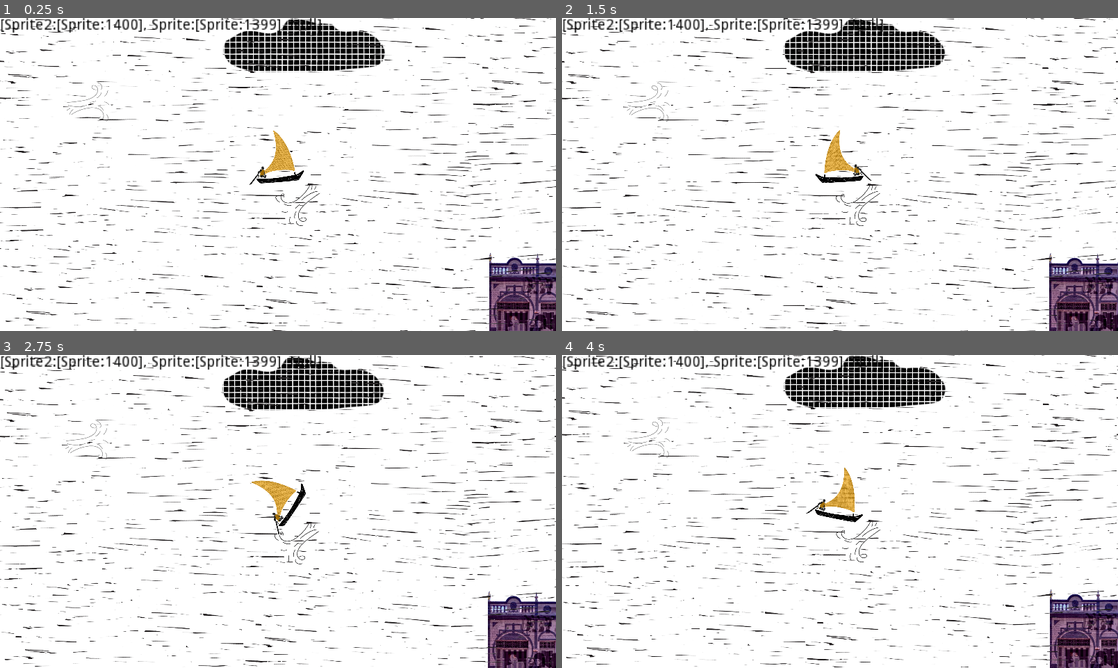
Above: before the commit, frames 1-4 (two rows, left to right).
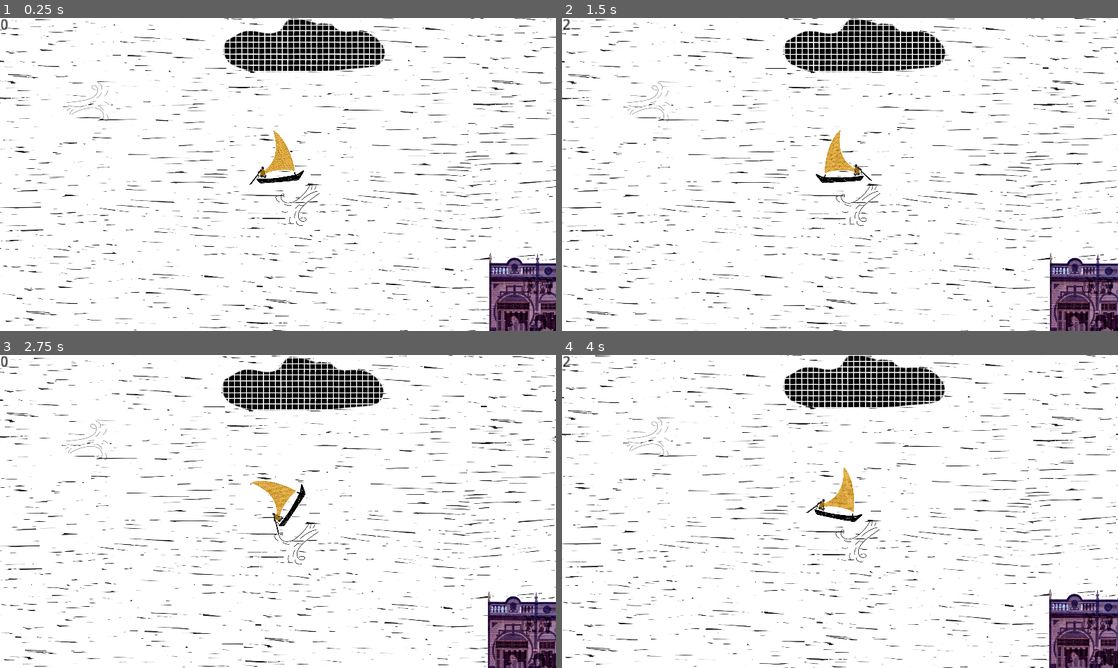
Above: after the commit, the same moments.

Repository: Negatives-One/UmBarcoVoa
Game: Godot game, scene res://Assets/Scenes/Mundo.tscn
The game is run twice, just before and just after one commit, with the same random seed, the same clock (stepped at 60 frames per second) and the same inputs.
Inputs (mouse positions are in pixels of both pictures, inside the frame that each line leads up to):
- Up to frame 1 (0.25 s): no input
- Up to frame 2 (1.5 s): tap Enter at 0.5 s; move the mouse to (962, 158) at 0.52 s; click (962, 158) at 0.6 s; move the mouse to (728, 190) at 1.27 s; click (728, 190) at 1.35 s
- Up to frame 3 (2.75 s): move the mouse to (333, 442) at 2.02 s; click (333, 442) at 2.1 s
- Up to frame 4 (4 s): move the mouse to (812, 574) at 2.77 s; click (812, 574) at 2.85 s; move the mouse to (1006, 558) at 3.52 s; click (1006, 558) at 3.6 s

The runs differ from the first frame. In frame 1, 1.1% of the frame differs, in the area x 0-100%, y 0-98%; in frame 2, 4.4%; in frame 3, 8.9%, in the area x 0-100%, y 0-100%; in frame 4, 8.6%.

Commit message:
:sparkles: Infinite Background Done

Diff:
--- a/Assets/Scenes/BGInfinito.tscn
+++ b/Assets/Scenes/BGInfinito.tscn
@@ -1,14 +1,22 @@
 [gd_scene load_steps=3 format=2]
 
-[ext_resource path="res://InfiniteBG.gd" type="Script" id=1]
+[ext_resource path="res://Assets/Scripts/InfiniteBG.gd" type="Script" id=1]
 [ext_resource path="res://Assets/Images/AssetsEduardo/BG.png" type="Texture" id=2]
 
 [node name="Node2D" type="Node2D"]
 script = ExtResource( 1 )
 
-[node name="Sprite" type="Sprite" parent="."]
+[node name="Sprite0" type="Sprite" parent="."]
+texture = ExtResource( 2 )
+
+[node name="Sprite1" type="Sprite" parent="."]
+position = Vector2( 1920, 0 )
 texture = ExtResource( 2 )
 
 [node name="Sprite2" type="Sprite" parent="."]
-position = Vector2( 1920, 0 )
+position = Vector2( 0, 1080 )
 texture = ExtResource( 2 )
+
+[node name="Sprite3" type="Sprite" parent="."]
+position = Vector2( 1920, 1080 )
+texture = ExtResource( 2 )
--- a/Assets/Scenes/Mundo.tscn
+++ b/Assets/Scenes/Mundo.tscn
@@ -1,8 +1,7 @@
-[gd_scene load_steps=17 format=2]
+[gd_scene load_steps=16 format=2]
 
 [ext_resource path="res://Assets/Scripts/Mundo.gd" type="Script" id=1]
 [ext_resource path="res://Assets/Scenes/Player.tscn" type="PackedScene" id=2]
-[ext_resource path="res://Assets/Images/AssetsEduardo/BG.png" type="Texture" id=3]
 [ext_resource path="res://Assets/Scenes/Vento.tscn" type="PackedScene" id=4]
 [ext_resource path="res://Assets/Animations/AnimacaoSol.tres" type="Animation" id=5]
 [ext_resource path="res://Assets/Images/AssetsEduardo/Predio3.png" type="Texture" id=6]
@@ -20,47 +19,8 @@
 [node name="Node2D" type="Node2D"]
 script = ExtResource( 1 )
 
-[node name="BG" type="Sprite" parent="."]
-visible = false
-position = Vector2( 479.26, 172.313 )
-scale = Vector2( 1, 0.8 )
-texture = ExtResource( 3 )
-region_rect = Rect2( 1331, 901, 310, 34 )
-
-[node name="BG2" type="Sprite" parent="."]
-visible = false
-position = Vector2( -1392.6, 172.313 )
-scale = Vector2( 1, 0.8 )
-texture = ExtResource( 3 )
-region_rect = Rect2( 1331, 901, 310, 34 )
-
-[node name="BG3" type="Sprite" parent="."]
-visible = false
-position = Vector2( 2392.9, 172.313 )
-scale = Vector2( 1, 0.8 )
-texture = ExtResource( 3 )
-region_rect = Rect2( 1331, 901, 310, 34 )
-
-[node name="BG4" type="Sprite" parent="."]
-visible = false
-position = Vector2( 479.26, -667.289 )
-scale = Vector2( 1, 0.8 )
-texture = ExtResource( 3 )
-region_rect = Rect2( 1331, 901, 310, 34 )
-
-[node name="BG5" type="Sprite" parent="."]
-visible = false
-position = Vector2( -1392.6, -667.289 )
-scale = Vector2( 1, 0.8 )
-texture = ExtResource( 3 )
-region_rect = Rect2( 1331, 901, 310, 34 )
-
-[node name="BG6" type="Sprite" parent="."]
-visible = false
-position = Vector2( 2392.9, -667.289 )
-scale = Vector2( 1, 0.8 )
-texture = ExtResource( 3 )
-region_rect = Rect2( 1331, 901, 310, 34 )
+[node name="Background" parent="." instance=ExtResource( 16 )]
+position = Vector2( -1207.11, 20.8946 )
 
 [node name="CanvasLayer" type="CanvasLayer" parent="."]
 
@@ -98,6 +58,12 @@
 position = Vector2( -1207.11, 20.8947 )
 z_index = 6
 MaxSpeed = 500.0
+
+[node name="Camera2D2" type="Camera2D" parent="RigidBody2D"]
+current = true
+__meta__ = {
+"_editor_description_": ""
+}
 
 [node name="Area2D" parent="." instance=ExtResource( 4 )]
 position = Vector2( -608.34, -610.794 )
@@ -178,6 +144,3 @@
 
 [node name="AnimationPlayer" type="AnimationPlayer" parent="."]
 anims/AnimacaoSol = ExtResource( 5 )
-
-[node name="Node2D" parent="." instance=ExtResource( 16 )]
-position = Vector2( -1207.11, 20.8946 )
--- a/Assets/Scenes/Player.tscn
+++ b/Assets/Scenes/Player.tscn
@@ -42,14 +42,6 @@
 position = Vector2( 15.7144, 107.734 )
 texture = ExtResource( 5 )
 
-[node name="Camera2D" type="Camera2D" parent="."]
-current = true
-limit_left = -2350
-limit_top = -1075
-limit_bottom = 600
-limit_smoothed = true
-smoothing_enabled = true
-
 [node name="CollisionPolygon2D" type="CollisionPolygon2D" parent="."]
 position = Vector2( 0, -46 )
 scale = Vector2( 0.5, 0.5 )
--- /dev/null
+++ b/Assets/Scripts/InfiniteBG.gd
@@ -0,0 +1,55 @@
+extends Node2D
+
+onready var img0 : Sprite = $Sprite0
+onready var img1 : Sprite = $Sprite1
+onready var img2 : Sprite = $Sprite2
+onready var img3 : Sprite = $Sprite3
+
+onready var jogador : Player = $"../RigidBody2D"
+
+onready var images : Array = [[img0, img1], [img2, img3]]
+
+onready var imgSize : Vector2 = Vector2(img0.texture.get_width(), img0.texture.get_height())
+
+
+func _process(delta):
+	ManageBG()
+	ManageArray()
+
+func InvertVertical() -> void:
+	var second : Array = images[1];
+	images[1] = images[0];
+	images[0] = second;
+
+func InvertHorizontal() -> void:
+	var second : Array = [images[0][1], images[1][1]];
+	images[0][1] = images[0][0];
+	images[1][1] = images[1][0];
+	images[0][0] = second[0];
+	images[1][0] = second[1];
+
+func ManageBG() -> void:
+	if (jogador.global_position.x > images[0][0].global_position.x):
+		images[0][1].global_position.x = images[0][0].global_position.x + imgSize.x;
+		images[1][1].global_position.x = images[1][0].global_position.x + imgSize.x;
+	elif (jogador.global_position.x < images[0][0].global_position.x):
+		images[0][1].global_position.x = images[0][0].global_position.x - imgSize.x;
+		images[1][1].global_position.x = images[1][0].global_position.x - imgSize.x;
+
+	if (jogador.global_position.y > images[0][0].global_position.y):
+		images[1][0].global_position.y = images[0][0].global_position.y + imgSize.y;
+		images[1][1].global_position.y = images[0][1].global_position.y + imgSize.y;
+	elif (jogador.global_position.y < images[0][0].global_position.y):
+		images[1][0].global_position.y = images[0][0].global_position.y - imgSize.y;
+		images[1][1].global_position.y = images[0][1].global_position.y - imgSize.y;
+
+func ManageArray():
+	if (jogador.global_position.x > images[0][0].global_position.x + imgSize.x/2):
+		InvertHorizontal()
+	elif (jogador.global_position.x < images[0][0].global_position.x - imgSize.x/2):
+		InvertHorizontal()
+
+	if (jogador.global_position.y > images[0][0].global_position.y + imgSize.y/2):
+		InvertVertical()
+	elif (jogador.global_position.y < images[0][0].global_position.y - imgSize.y/2):
+		InvertVertical()
--- a/Assets/Scripts/Mundo.gd
+++ b/Assets/Scripts/Mundo.gd
@@ -1,12 +1,5 @@
 extends Node2D
 #3350
-onready var player : Player = $RigidBody2D
-onready var FrontImg : Sprite = $Node2D/Sprite
-onready var BackImg : Sprite = $Node2D/Sprite2
-onready var HorizontalBG : Array = [ null, BackImg, FrontImg]
-
-var auxImgPos : int = 2
-onready var imgWidth : float= FrontImg.texture.get_width()
 
 func _ready() -> void:
 	$AnimationPlayer.play("AnimacaoSol")
@@ -16,31 +9,7 @@
 		OS.window_fullscreen = !OS.window_fullscreen
 
 func _process(delta : float) -> void:
-	$CanvasLayer/Label.text = str(HorizontalBG)#$RigidBody2D.currentState)
+	$CanvasLayer/Label.text = str($RigidBody2D.currentState)
 	$CanvasLayer/Label2.text = str($RigidBody2D.linear_velocity.length())
 	$CanvasLayer/Label3.text = str($RigidBody2D.boostState)
 	$Sol.global_position = Vector2($RigidBody2D.global_position.x + 720, -700)
-	UpdateBG()
-	UpdateArray()
-
-func UpdateBG() -> void:
-	if player.global_position.x > HorizontalBG[1].global_position.x:
-		HorizontalBG[auxImgPos].global_position.x = (HorizontalBG[1].global_position.x + imgWidth)
-
-	if player.global_position.x < HorizontalBG[1].global_position.x:
-		HorizontalBG[auxImgPos].global_position.x = (HorizontalBG[1].global_position.x - imgWidth)
-
-func UpdateArray() -> void:
-	if player.global_position.x > HorizontalBG[1].global_position.x + imgWidth/2:
-		var aux : Sprite = HorizontalBG[auxImgPos]
-		auxImgPos = 2
-		HorizontalBG[0] = null
-		HorizontalBG[auxImgPos] = HorizontalBG[1]
-		HorizontalBG[1] = aux
-
-	elif player.global_position.x < HorizontalBG[1].global_position.x - imgWidth/2:
-		var aux : Sprite = HorizontalBG[auxImgPos]
-		auxImgPos = 0
-		HorizontalBG[2] = null
-		HorizontalBG[auxImgPos] = HorizontalBG[1]
-		HorizontalBG[1] = aux
--- a/InfiniteBG.gd
+++ /dev/null
@@ -1,27 +0,0 @@
-extends Node2D
-
-var imgWidth : float
-var velocity : float
-var aux : float = 0
-var player : Player
-var first : bool = true
-var BackImg : Sprite
-var FrontImg : Sprite
-
-func _ready () -> void:
-	player = $"../RigidBody2D"
-	BackImg = $Sprite
-	FrontImg = $Sprite2
-	imgWidth = $Sprite.texture.get_width ()
-
-
-func _physics_process(delta):
-	#UpdateIMG()
-	velocity = player.linear_velocity.x
-
-
-func UpdateIMG() -> void:
-	if player.global_position.x >= BackImg.global_position.x:
-		FrontImg.global_position.x = (BackImg.global_position.x + imgWidth)
-	elif player.global_position.x >= FrontImg.global_position.x:
-		BackImg.global_position.x = (FrontImg.global_position.x + imgWidth)
